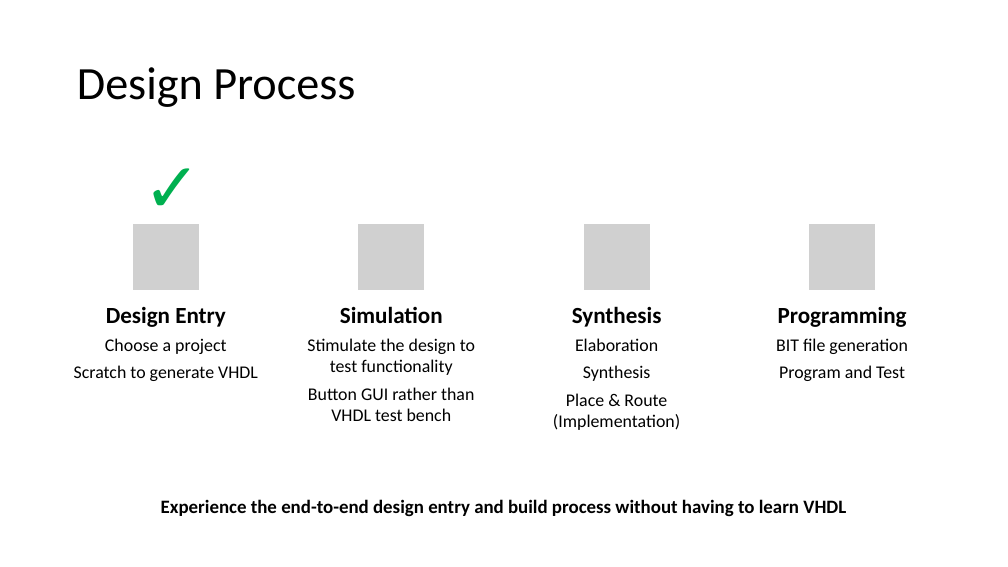
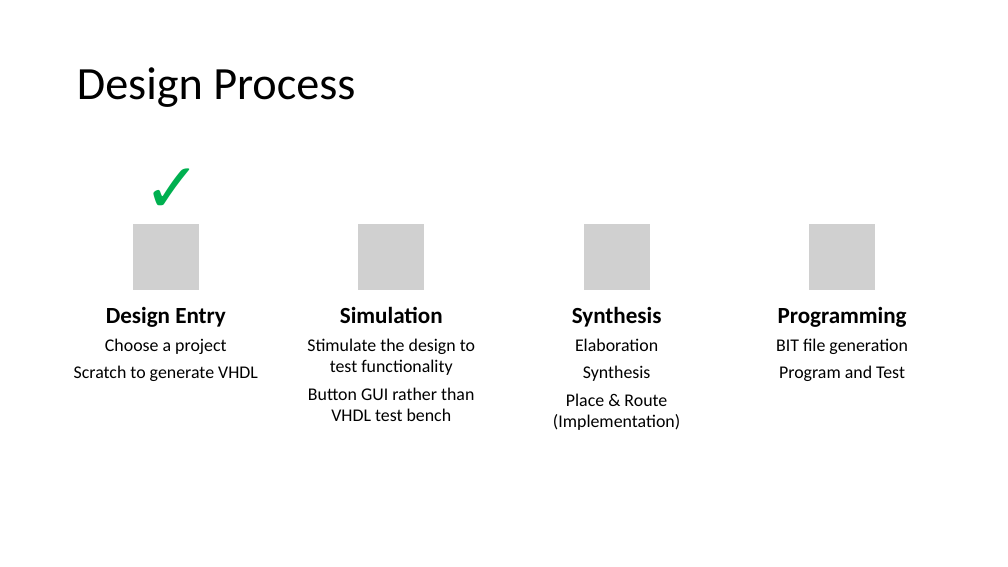
Before and after one commit to house-of-abbey/scratch_vhdl, a slide deck: slide 9 of docs/Training/Training_Material.pptx. Drawn at 1008x567 pixels with LibreOffice and Linux fonts; fonts in the diff are those of the drawing; grey boxes stand for pictures. Boxes give left, top, right and bottom in pixels: in the first picture for what was removed or moved away, otherwise in the second. Text is boxed around its words. In the diff, an @@ line names an element or a change of style, - is before the commit and + after.

```diff
--- a/docs/Training/Training_Material.pptx
+++ b/docs/Training/Training_Material.pptx
@@ text removed at [161, 499, 846, 517] @@
-Experience the end-to-end design entry and build process without having to learn VHDL
```
Also in this commit, not shown: 5 other slides changed, 8 other files.
